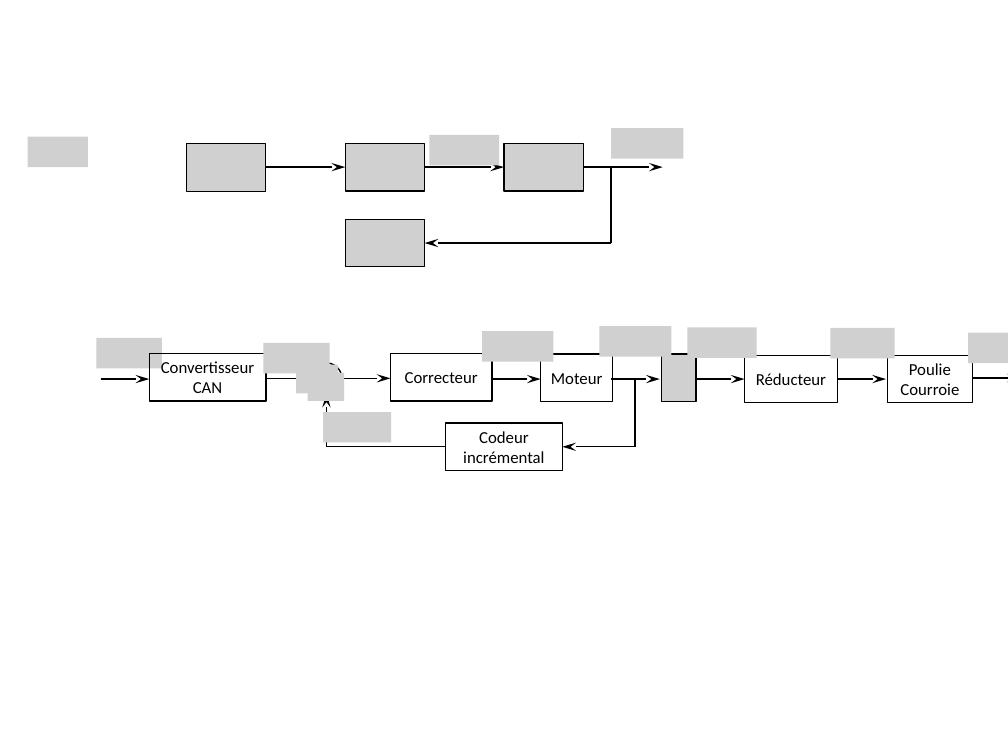
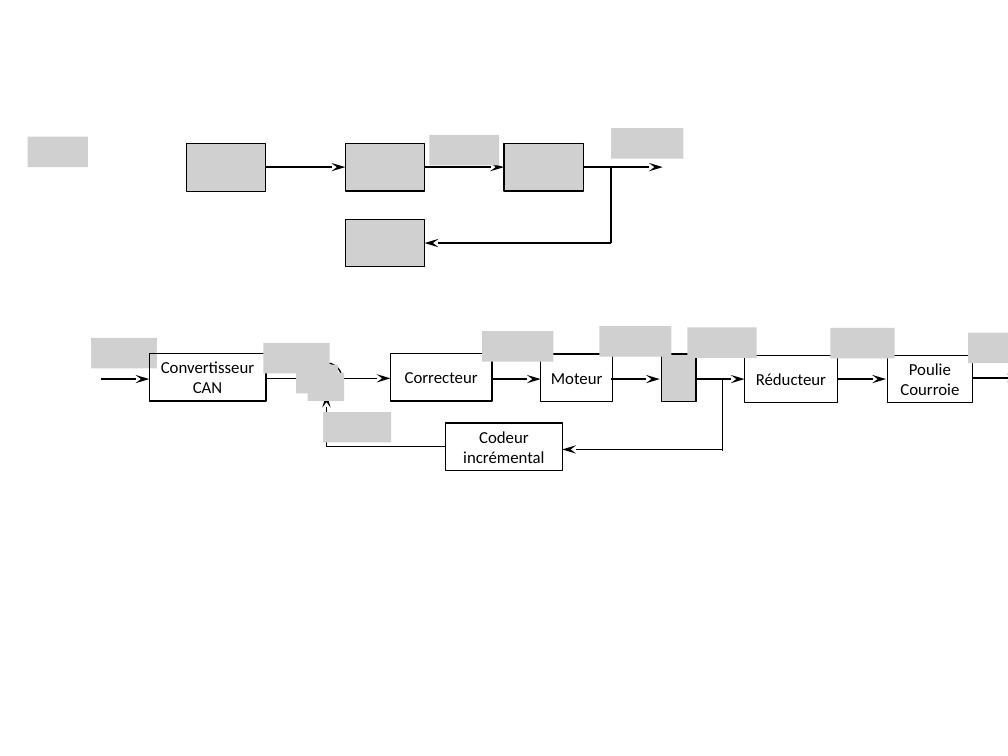
Before and after one commit to xpessoles/PSI_Cy_03_ConceptionCommande, a slide deck: slide 3 of Chapitre_01_Correction/Cy_03_01_TD_PI_03_SysReeduc/images/Figures.pptx. Drawn at 1008x756 pixels with LibreOffice and Linux fonts; fonts in the diff are those of the drawing; grey boxes stand for pictures. Boxes give left, top, right and bottom in pixels: in the first picture for what was removed or moved away, otherwise in the second. Text is boxed around its words. In the diff, an @@ line names an element or a change of style, - is before the commit and + after.

```diff
--- a/Chapitre_01_Correction/Cy_03_01_TD_PI_03_SysReeduc/images/Figures.pptx
+++ b/Chapitre_01_Correction/Cy_03_01_TD_PI_03_SysReeduc/images/Figures.pptx
@@ picture: place and size @@
-picture at [97,338,162,368]
+picture at [92,338,157,368]
@@ line moved from (635, 379) - (635, 447) to (723, 379) - (723, 451) @@
@@ arrow moved from (635, 447) - (562, 447) to (723, 450) - (562, 450) @@
```
Also in this commit, not shown: 1 other file.
